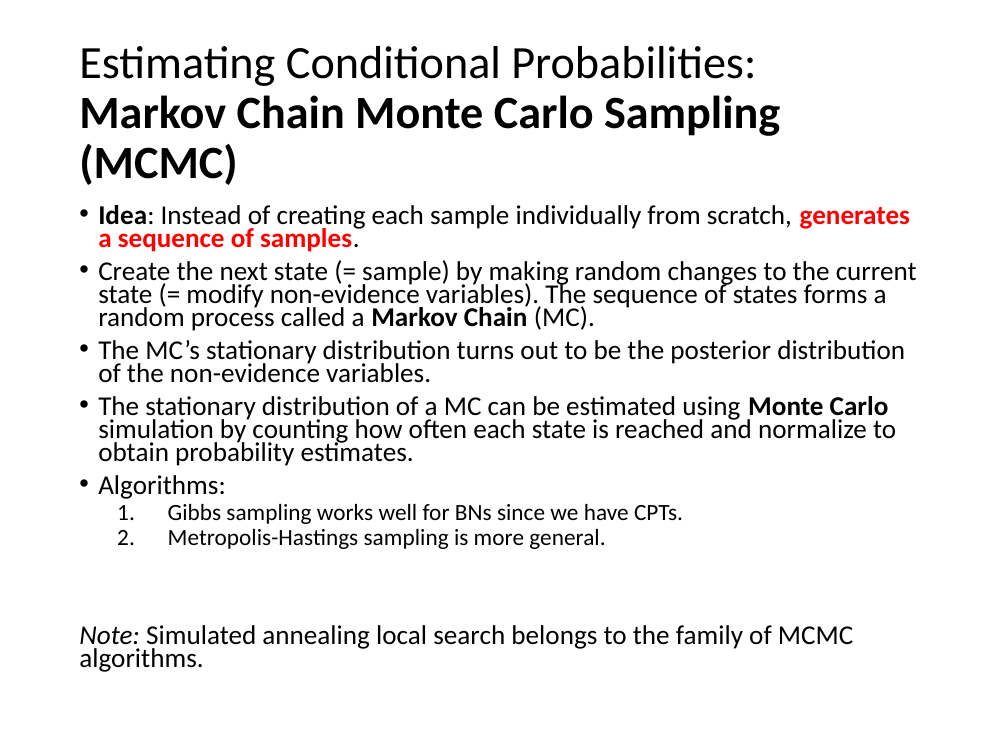
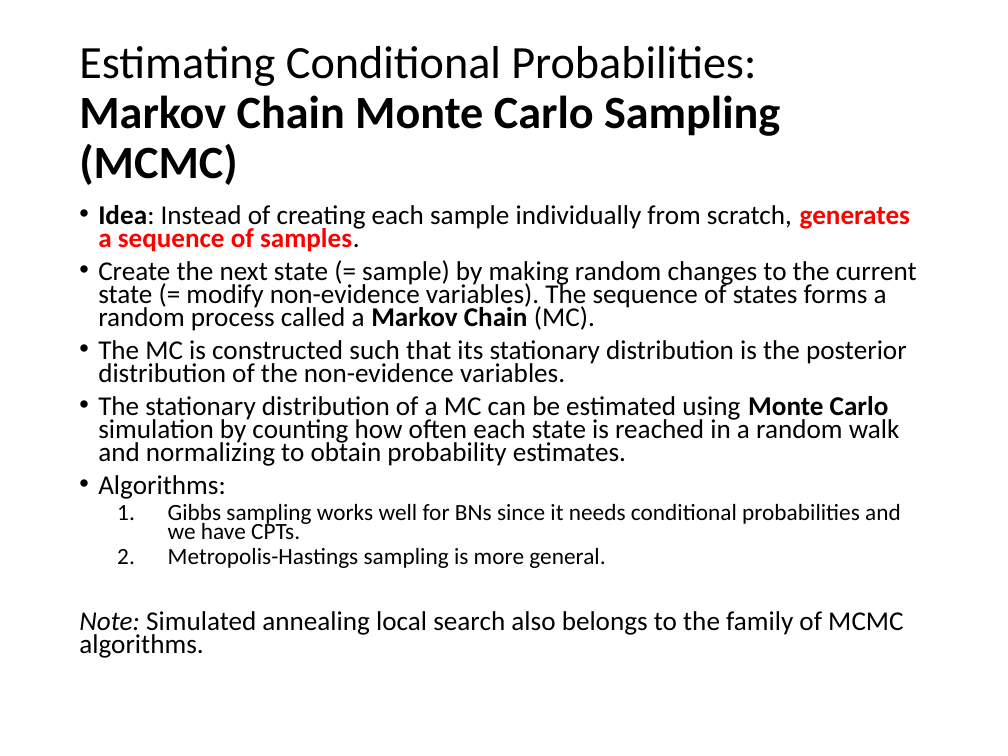
Before and after one commit to mhahsler/CS7320-AI, a slide deck: slide 40 of slides/13_bayes_nets.pptx. Drawn at 1008x756 pixels with LibreOffice and Linux fonts; fonts in the diff are those of the drawing. Boxes give left, top, right and bottom in pixels: in the first picture for what was removed or moved away, otherwise in the second. Text is boxed around its words. In the diff, an @@ line names an element or a change of style, - is before the commit and + after.

```diff
--- a/slides/13_bayes_nets.pptx
+++ b/slides/13_bayes_nets.pptx
@@ text at (x1=98, y1=340, x2=907, y2=466): text changed @@
-• The MC’s stationary distribution turns out to be the posterior distribution of the non-evidence variables.
-• The stationary distribution of a MC can be estimated using Monte Carlo simulation by counting how often each state is reached and normalize to obtain probability estimates.
+• The MC is constructed such that its stationary distribution is the posterior distribution of the non-evidence variables.
+• The stationary distribution of a MC can be estimated using Monte Carlo simulation by counting how often each state is reached in a random walk and normalizing to obtain probability estimates.
@@ text at (x1=168, y1=504, x2=901, y2=539): text changed @@
-  1. Gibbs sampling works well for BNs since we have CPTs.
+  1. Gibbs sampling works well for BNs since it needs conditional probabilities and we have CPTs.
@@ text at (x1=79, y1=611, x2=903, y2=658): text changed @@
-Note: Simulated annealing local search belongs to the family of MCMC algorithms.
+Note: Simulated annealing local search also belongs to the family of MCMC algorithms.
```
Also in this commit, not shown: 19 other slides changed, 16 other files.
